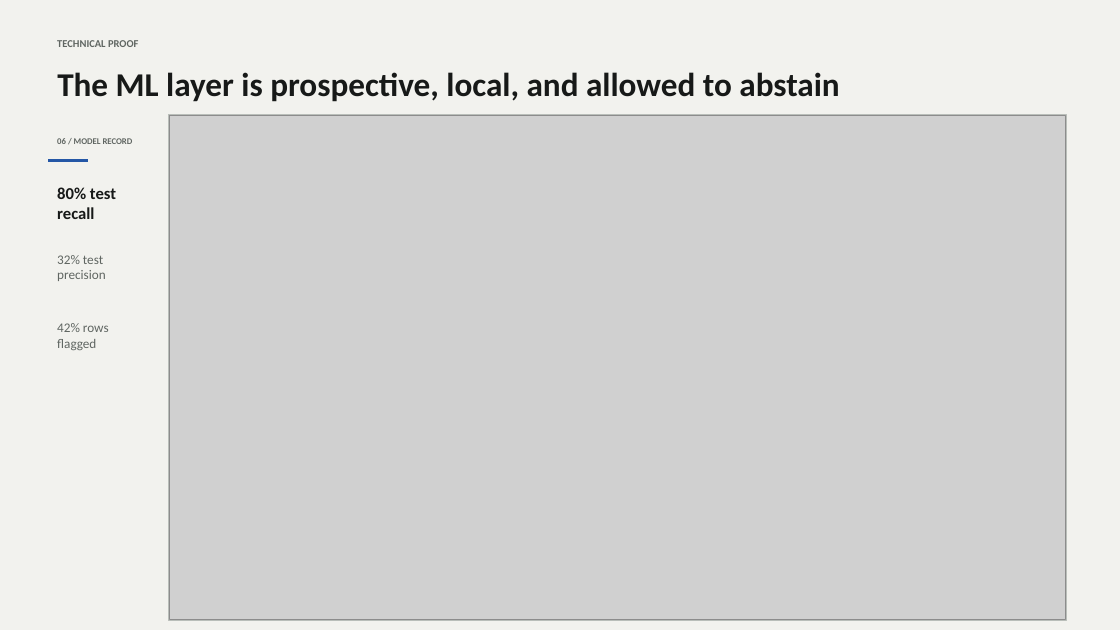
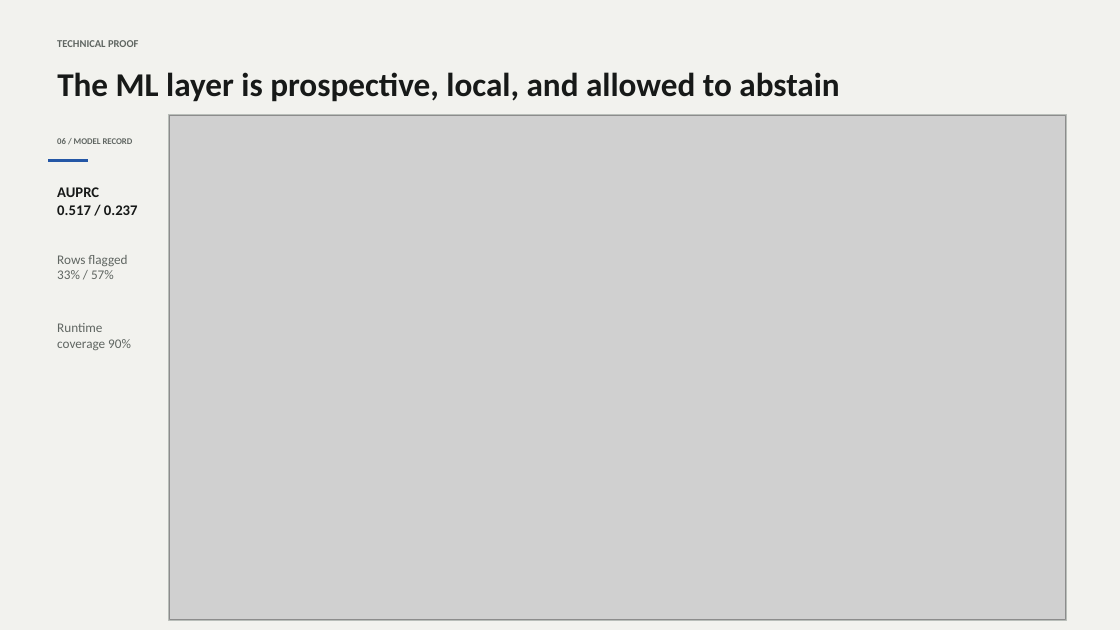
Before and after one commit to kevinmeix1/adherence-os, a slide deck: slide 9 of outputs/adherence-os-demo.pptx. Drawn at 1120x630 pixels with LibreOffice and Linux fonts; fonts in the diff are those of the drawing; grey boxes stand for pictures. Boxes give left, top, right and bottom in pixels: in the first picture for what was removed or moved away, otherwise in the second. Text is boxed around its words. In the diff, an @@ line names an element or a change of style, - is before the commit and + after.

```diff
--- a/outputs/adherence-os-demo.pptx
+++ b/outputs/adherence-os-demo.pptx
@@ text at [57, 187, 138, 215]: text changed; size 14.2 to 12.6 pt @@
-80% test recall
+AUPRC 0.517 / 0.237
@@ text at [57, 255, 127, 279]: text changed @@
-32% test precision
+Rows flagged 33% / 57%
@@ text at [57, 323, 131, 350]: text changed @@
-42% rows flagged
+Runtime coverage 90%
```
Also in this commit, not shown: 2 other slides changed, 25 other files.
